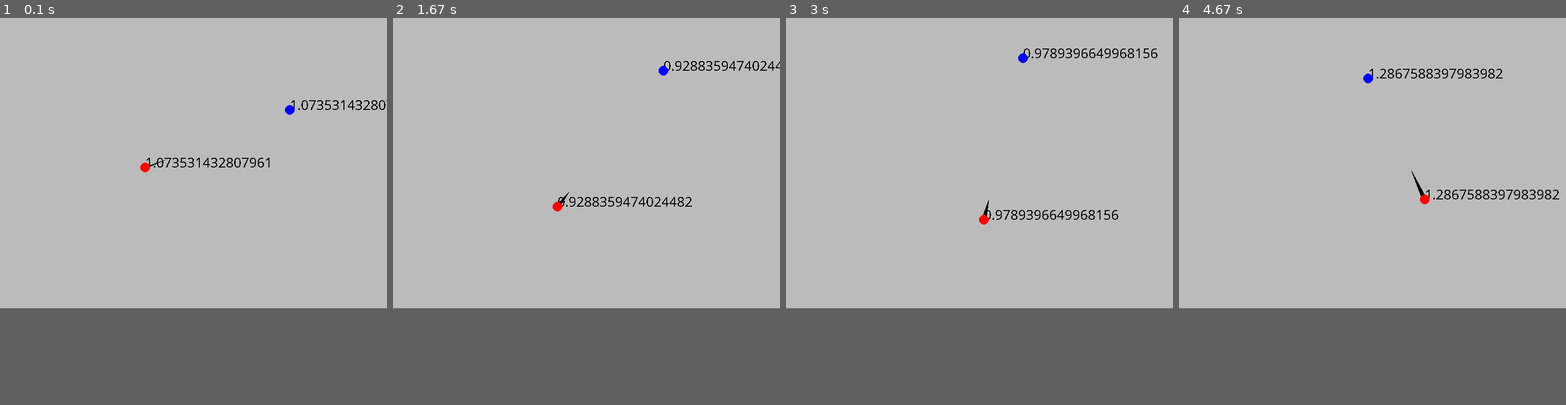
Above: before the commit, frames 1-4 (left to right).
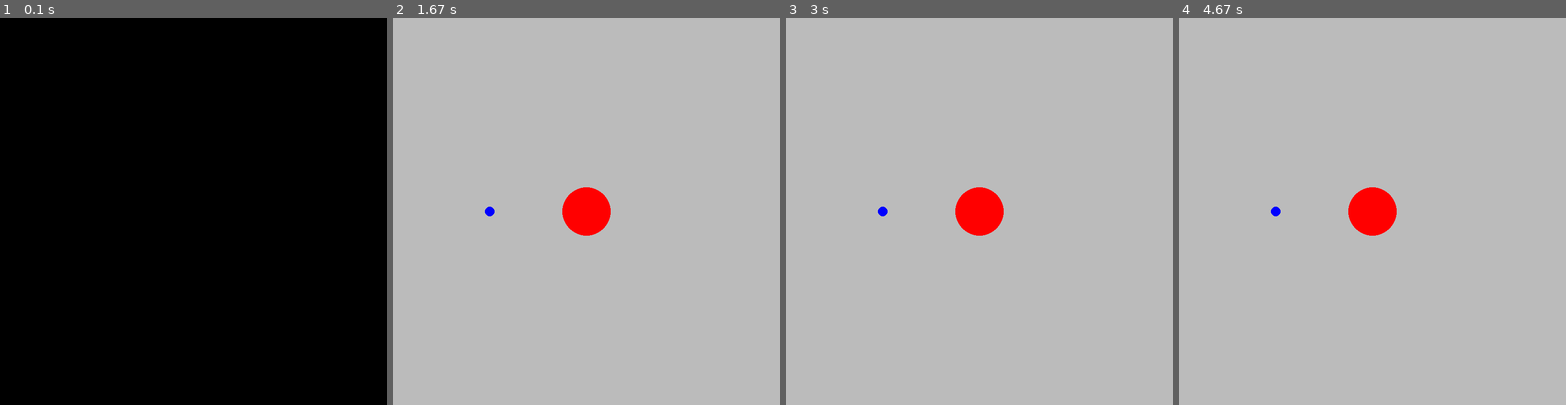
Above: after the commit, the same moments.

Repository: EmiLGS/simulation_Ncorps
Game: pygame game, started from Main.py
Two runs of this game, one before a commit and one after it. Both use one fixed random seed, a clock stepped at 60 frames per second and the inputs below.
Inputs:
- Up to frame 1 (0.1 s): no input
- Up to frame 2 (1.67 s): no input
- Up to frame 3 (3 s): no input
- Up to frame 4 (4.67 s): no input
In our replay, the window is 800x600 before the commit and 800x800 after it. These sizes can differ from the game's own. Grey fills any space a smaller window leaves; there, only what the larger window draws over its background counts as a difference.

The runs differ from the first frame. In frame 1, 75% of the frame differs, in the area x 0-100%, y 0-75%; in frame 2, 1.8%; in frame 3, 1.7%; in frame 4, 1.9%.

Commit message:
ThreeBodySim

Diff:
--- a/model/Body.py
+++ b/model/Body.py
@@ -5,10 +5,10 @@
         self.pos = np.array([x+0.1,y+0.1])
         self.spd = np.array([0.0,0.0])
         self.acc = np.array([0.0,0.0])
-        self.mass = 10
+        self.mass = 5*10**7
 
     def addForce(self,force):
-        self.acc = force
+        self.acc += force/self.mass
 
     def computeNewPos(self):
 
--- /dev/null
+++ b/model/ThreeBodiesSimulation.py
@@ -0,0 +1,40 @@
+import numpy as np
+from model.Body import Body
+
+class ThreeBodiesSimulation():
+
+    G = 6.67*10**-11
+
+    def __init__(self,body1=None,body2=None,body3=None):
+        print(ThreeBodiesSimulation.G)
+        self.body1 = body1 if body1 else Body(400,400)
+        self.body2 = body2 if body2 else Body(200,400)
+        self.body3 = body3 if body3 else Body(600,400)
+        self.body1.mass = 10*10**7
+        self.body2.mass = 0.0001
+        self.body3.mass = 0.0001
+        vitin = np.sqrt(self.G*self.body1.mass/200)
+        self.body2.spd = np.array([0.0,vitin])
+        self.body3.spd = np.array([0.0,-vitin])
+
+    def advance(self):
+
+        self.computeAllForces(self.body1,[self.body2,self.body3])
+        self.computeAllForces(self.body2,[self.body1,self.body3])
+        self.computeAllForces(self.body3,[self.body1,self.body2])
+
+        #Update the speed of both bodies and get their position accordinglyswww
+        self.body1.computeNewPos()
+        self.body2.computeNewPos()
+        self.body3.computeNewPos()
+
+    def computeAllForces(self,body,targetBodies):
+        forces = []
+        for targetBody in targetBodies:
+            a = targetBody.pos[0] - body.pos[0]
+            b = targetBody.pos[1] - body.pos[1]
+            d = np.sqrt(a**2 + b**2)
+
+            Vdir = np.array([a,b])
+            forces.append(((self.G*body.mass*targetBody.mass)/(d**3))*Vdir)
+        body.addForce(np.average(forces))
--- a/model/TwoBodiesSimulation.py
+++ b/model/TwoBodiesSimulation.py
@@ -3,13 +3,15 @@
 
 class TwoBodiesSimulation():
 
-    g = 9.81
+    G = 6.67*10**-11
 
     def __init__(self,body1=None,body2=None):
-        self.body1 = body1 if body1 else Body(300,300)
-        self.body2 = body2 if body2 else Body(600,200)
-        self.body1.spd = np.array([0.0,1.1])
-        self.body2.spd = np.array([0.0,-1.1])
+        self.body1 = body1 if body1 else Body(400,400)
+        self.body2 = body2 if body2 else Body(200,400)
+        self.body1.mass = 10*10**10
+        self.body2.mass = 0.1
+        vitin = np.sqrt(self.G*self.body1.mass/200)
+        self.body2.spd = np.array([0.0,vitin])
 
     def advance(self):
 
@@ -19,7 +21,8 @@
         d = np.sqrt(a**2 + b**2)
 
         V12 = np.array([a,b])
-        force = ((self.g*self.body1.mass*self.body2.mass)/(d**3))*V12
+        force = ((self.G*self.body1.mass*self.body2.mass)/(d**3))*V12
+
 
         #Apply force to both bodies
         self.body1.addForce(force)
--- a/view/ViewTestPygame.py
+++ b/view/ViewTestPygame.py
@@ -1,5 +1,6 @@
-import time
+from time import sleep
 import pygame
+from model.ThreeBodiesSimulation import ThreeBodiesSimulation
 from model.TwoBodiesSimulation import TwoBodiesSimulation
 import numpy as np
 
@@ -11,16 +12,18 @@
 
 
     pygame.display.set_caption('Quick Start')
-    window_surface = pygame.display.set_mode((800, 600))
+    window_surface = pygame.display.set_mode((800, 800))
 
-    background = pygame.Surface((800, 600))
+    background = pygame.Surface((800, 800))
     background.fill(pygame.Color('#BBBBBB'))
 
     is_running = True
 
+    # sim = ThreeBodiesSimulation()
     sim = TwoBodiesSimulation()
 
     while is_running:
+        sleep(1)
 
         for event in pygame.event.get():
             if event.type == pygame.QUIT:
@@ -28,21 +31,22 @@
 
         window_surface.blit(background, (0, 0))
 
-        x1 = sim.body1.pos[0]
-        y1 = sim.body1.pos[1]
-        vx1 = sim.body1.spd[0]
-        vy1 = sim.body1.spd[1]
-        ax1 = sim.body1.acc[0]
-        ay1 = sim.body1.acc[1]
+        # x1 = sim.body1.pos[0]
+        # y1 = sim.body1.pos[1]
+        # vx1 = sim.body1.spd[0]
+        # vy1 = sim.body1.spd[1]
+        # ax1 = sim.body1.acc[0]
+        # ay1 = sim.body1.acc[1]
 
-        speed1 = my_font.render(str(np.sqrt(sim.body1.spd[0]**2 + sim.body1.spd[1]**2)), False, (0, 0, 0))
-        speed2 = my_font.render(str(np.sqrt(sim.body2.spd[0]**2 + sim.body2.spd[1]**2)), False, (0, 0, 0))
-        window_surface.blit(speed1, [x1,y1-30])
-        window_surface.blit(speed1, [sim.body2.pos[0],sim.body2.pos[1]-30])
-        pygame.draw.polygon(window_surface, (0, 0, 0), ((x1+5, y1), (x1+5000*ax1, y1+5000*ay1), (x1-5,y1)))
+        # speed1 = my_font.render(str(np.sqrt(sim.body1.spd[0]**2 + sim.body1.spd[1]**2)), False, (0, 0, 0))
+        # speed2 = my_font.render(str(np.sqrt(sim.body2.spd[0]**2 + sim.body2.spd[1]**2)), False, (0, 0, 0))
+        # window_surface.blit(speed1, [x1,y1-30])
+        # window_surface.blit(speed1, [sim.body2.pos[0],sim.body2.pos[1]-30])
+        # pygame.draw.polygon(window_surface, (0, 0, 0), ((x1+5, y1), (x1+5000*ax1, y1+5000*ay1), (x1-5,y1)))
 
-        pygame.draw.circle(window_surface,pygame.Color('#FF0000'),[x1,y1],10)
+        pygame.draw.circle(window_surface,pygame.Color('#FF0000'),[sim.body1.pos[0],sim.body1.pos[1]],50)
         pygame.draw.circle(window_surface,pygame.Color('#0000FF'),[sim.body2.pos[0],sim.body2.pos[1]],10)
+        # pygame.draw.circle(window_surface,pygame.Color('#00FF00'),[sim.body3.pos[0],sim.body3.pos[1]],10)
 
         sim.advance()
 
